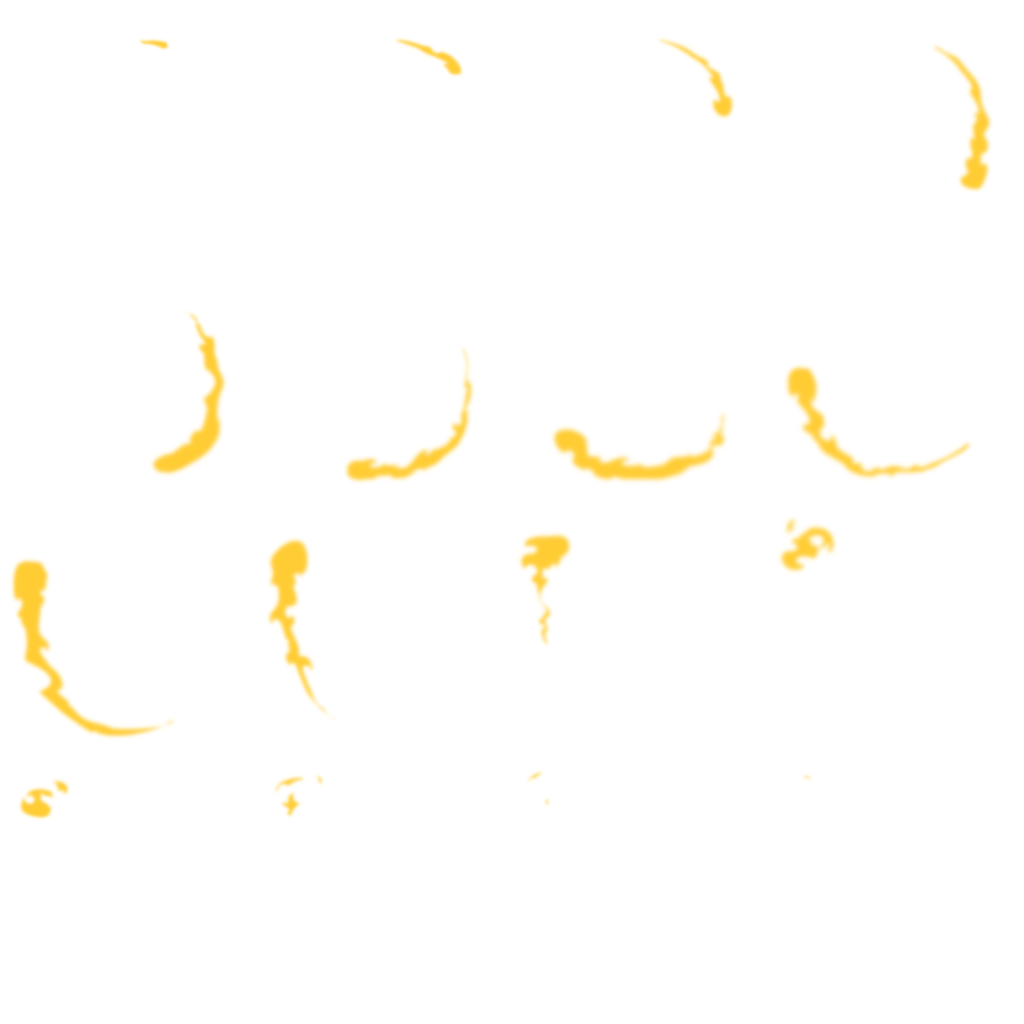
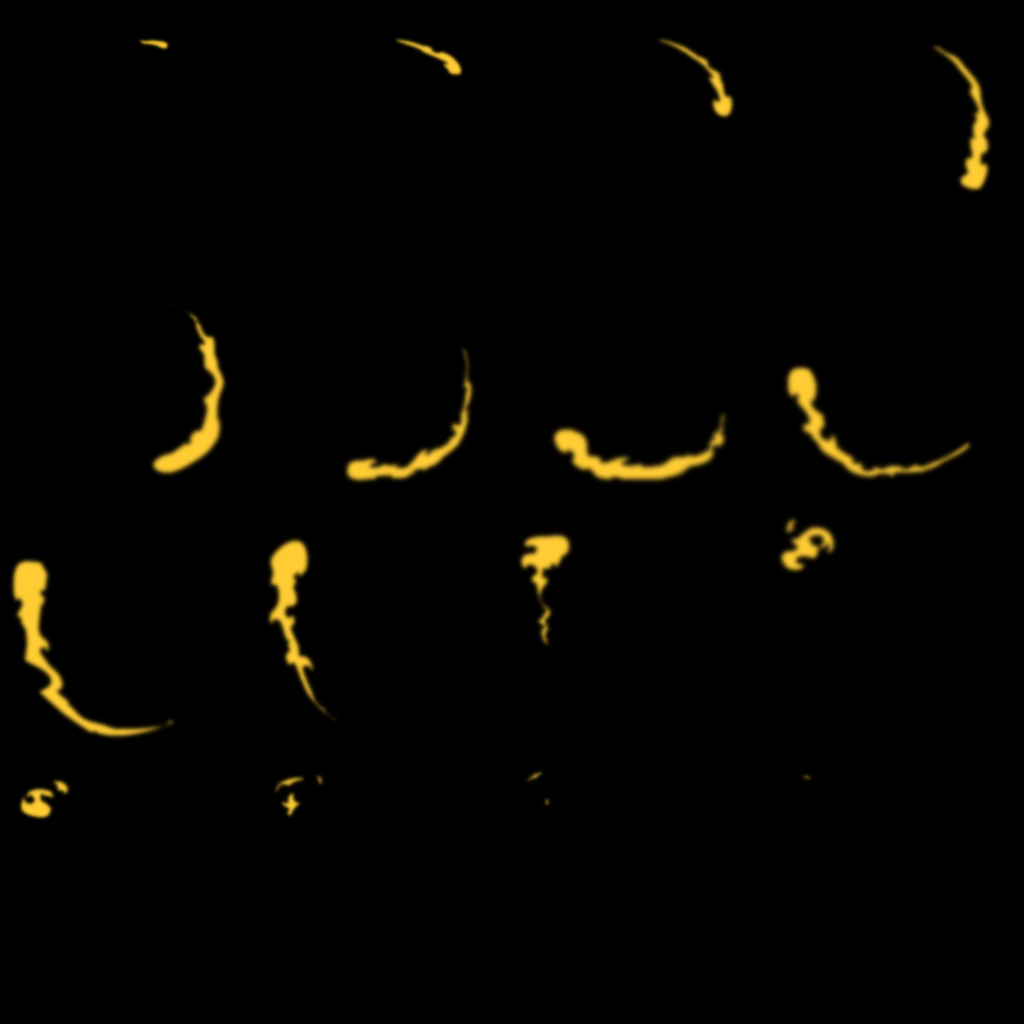
The second 1024 × 1024 image is a revision of the first. Changes to its layers:
added layer "Layer 1" over left=0, top=0, right=1024, bottom=1024
